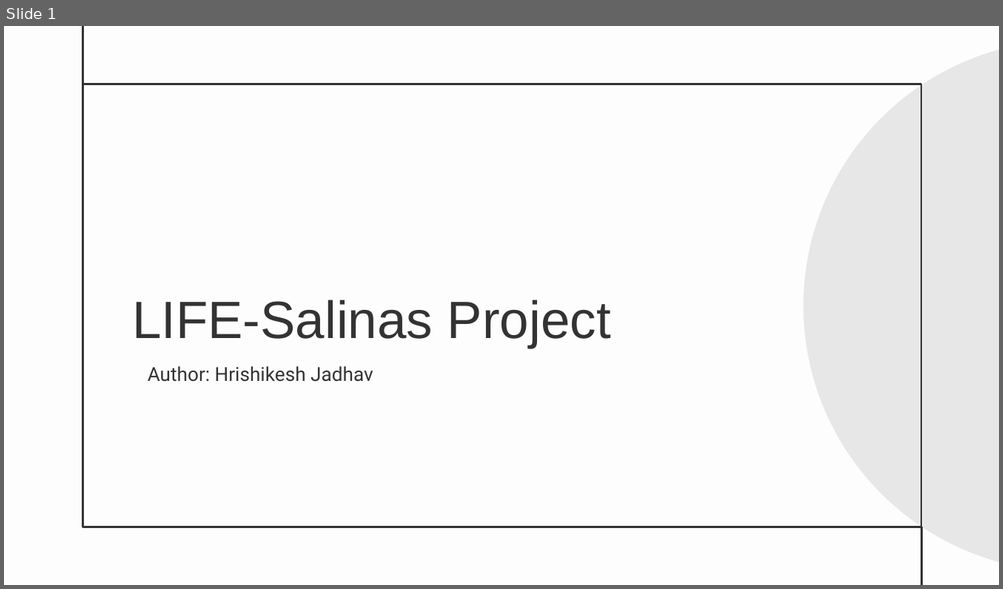
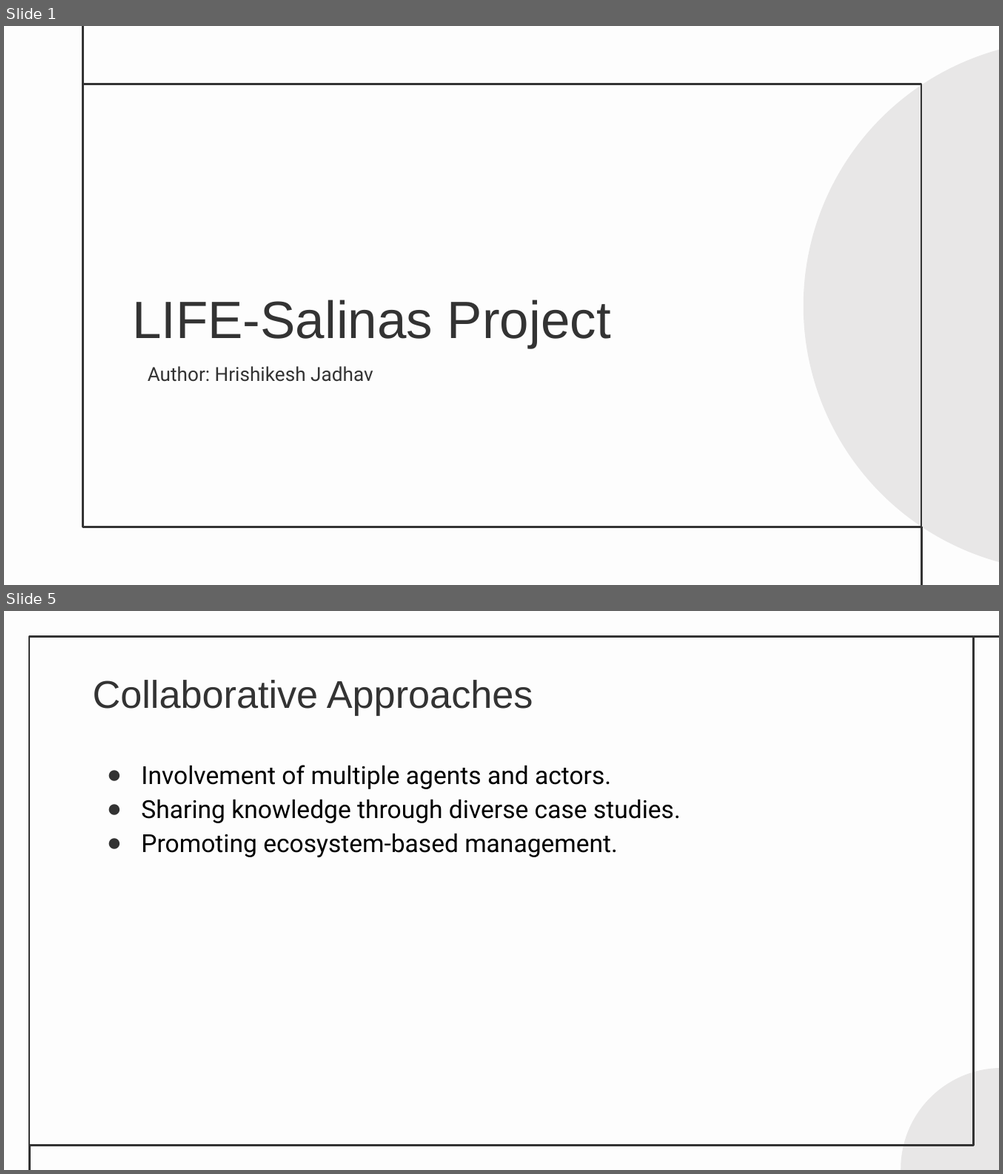
Before and after one commit to knowhrishi/AutoDeckAI-EchoHack, a slide deck: generated_presentation.pptx. Shown one above the other, each under a label of ours: slide 1 before the commit, slides 1 and 5 after it; the slides between them are not shown. The pictures are 1003x589 and 1003x1174 pixels, drawn with LibreOffice and Linux fonts; fonts in the diff are those of the drawing. Boxes give left, top, right and bottom in pixels: in the first picture for what was removed or moved away, otherwise in the second. Text is boxed around its words. In the diff, an @@ line names an element or a change of style, - is before the commit and + after.

```diff
--- a/generated_presentation.pptx
+++ b/generated_presentation.pptx
@@ slide 5 added at (4,611,999,1170), background #FDFDFD @@
@@ rectangle added at (29,636,973,1145), outline #333333 1.5 pt @@
@@ line added from (999, 636) to (973, 636), #333333 1.5 pt @@
@@ title added at (93,680,533,715), 28 pt, text #333333 @@
+Collaborative Approaches
@@ subtitle added at (141,765,680,857), 18 pt, text #000000 @@
+● Involvement of multiple agents and actors.
+● Sharing knowledge through diverse case studies.
+● Promoting ecosystem-based management.
@@ ellipse added at (900,1068,999,1170), fill #E8E7E7 @@
@@ line added from (30, 1145) to (30, 1170), #333333 1.5 pt @@
```
Also in this commit, not shown: 5 slides changed, 1 other slide added, 2 slides removed, 3 other files.
